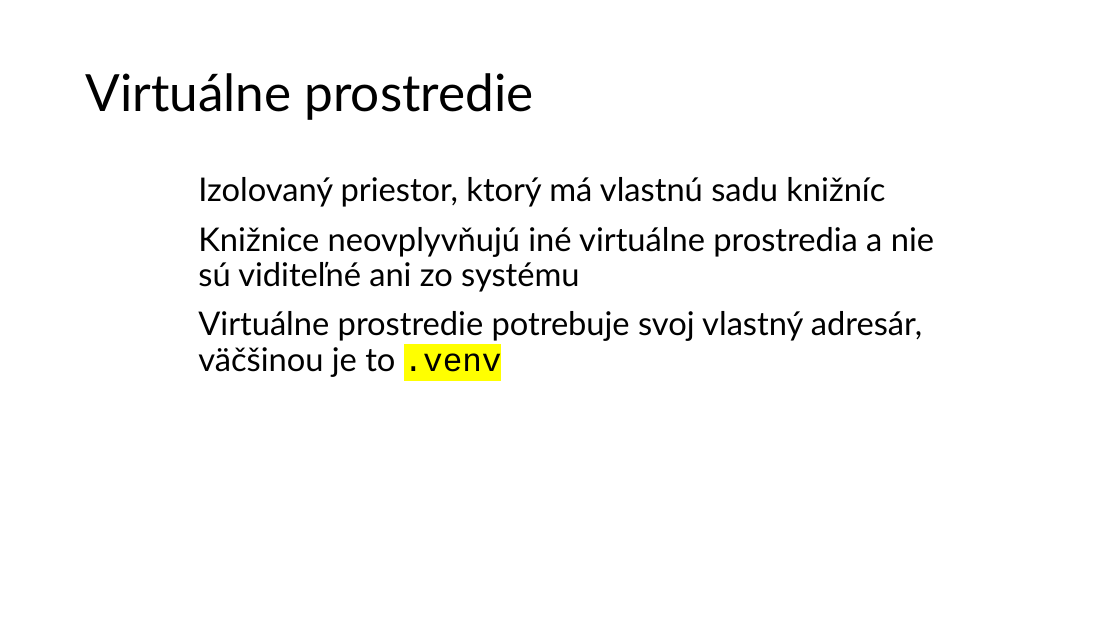
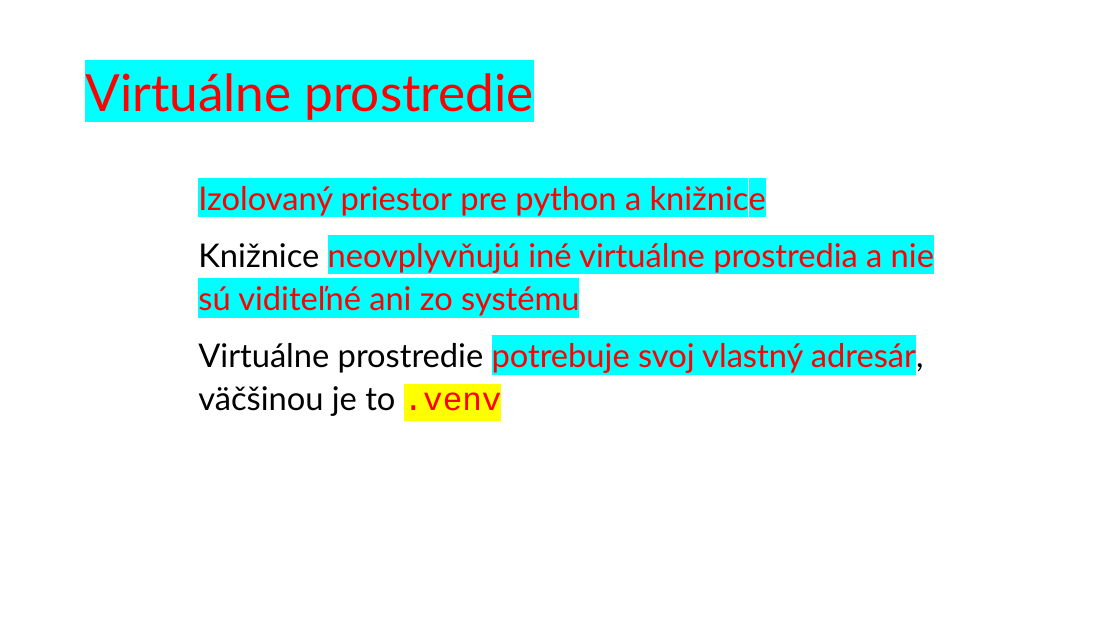
Before and after one commit to wagjo/oop, a slide deck: slide 4 of prezentacie/p05w.pptx. Drawn at 1120x630 pixels with LibreOffice and Linux fonts; fonts in the diff are those of the drawing. Boxes give left, top, right and bottom in pixels: in the first picture for what was removed or moved away, otherwise in the second. Text is boxed around its words. In the diff, an @@ line names an element or a change of style, - is before the commit and + after.

```diff
--- a/prezentacie/p05w.pptx
+++ b/prezentacie/p05w.pptx
@@ title "Virtuálne prostredie" at [85, 73, 534, 120]: text colour #000000 to #FF0000, highlight none to #00FFFF @@
@@ text at [198, 181, 766, 216]: text changed; text colour #000000 to #FF0000 @@
-Izolovaný priestor, ktorý má vlastnú sadu knižníc
+Izolovaný priestor pre python a knižnice
@@ text at [198, 243, 934, 420]: text colour #000000 to #FF0000 in "neovplyvňujú iné virtuálne prostredia a nie sú ...", "potrebuje svoj vlastný adresár, .venv"; highlight none to #00FFFF in "neovplyvňujú iné virtuálne prostredia a nie sú ...", "potrebuje svoj vlastný adresár,"; line spacing 0.9 to 1.1 @@
```
Also in this commit, not shown: 5 other slides changed, 10 other files.
